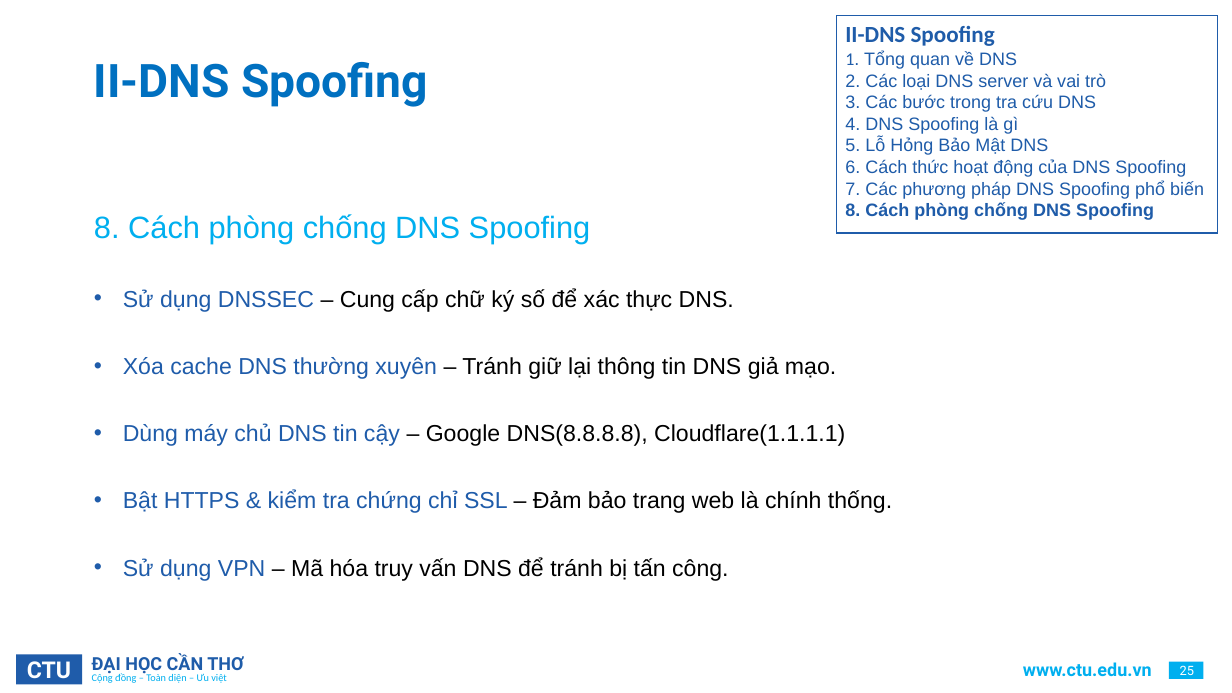
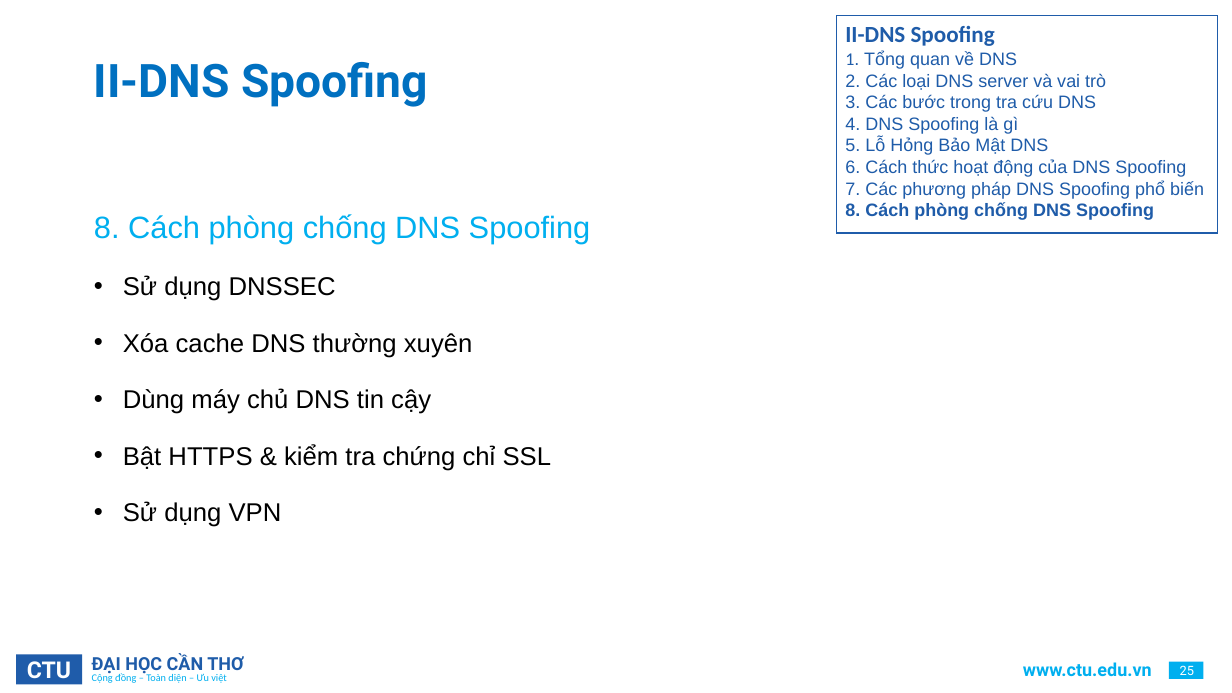
Before and after one commit to HaiDangDoo/archive, a slide deck: slide 25 of NLCS/CTU_PowerPoint_Template.pptx. Drawn at 1232x693 pixels with LibreOffice and Linux fonts; fonts in the diff are those of the drawing; background and template pictures are left out. Boxes give left, top, right and bottom in pixels: in the first picture for what was removed or moved away, otherwise in the second. Text is boxed around its words. In the diff, an @@ line names an element or a change of style, - is before the commit and + after.

```diff
--- a/NLCS/CTU_PowerPoint_Template.pptx
+++ b/NLCS/CTU_PowerPoint_Template.pptx
@@ text at (123, 275, 552, 527): text changed; size 18 to 20 pt @@
-• Sử dụng DNSSEC – Cung cấp chữ ký số để xác thực DNS.
-• Xóa cache DNS thường xuyên – Tránh giữ lại thông tin DNS giả mạo.
-• Dùng máy chủ DNS tin cậy – Google DNS(8.8.8.8), Cloudflare(1.1.1.1)
-• Bật HTTPS & kiểm tra chứng chỉ SSL – Đảm bảo trang web là chính thống.
-• Sử dụng VPN – Mã hóa truy vấn DNS để tránh bị tấn công.
+• Sử dụng DNSSEC
+• Xóa cache DNS thường xuyên
+• Dùng máy chủ DNS tin cậy
+• Bật HTTPS & kiểm tra chứng chỉ SSL
+• Sử dụng VPN
```
Also in this commit, not shown: 30 other slides changed, 2 slides removed, 35 other files.
